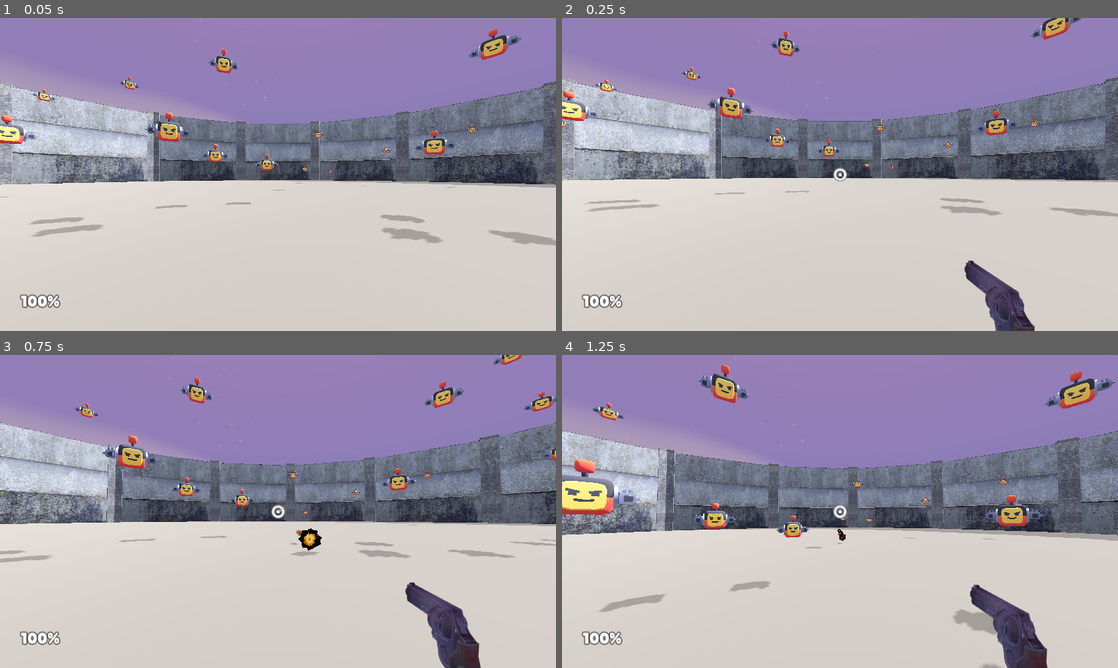
Above: before the commit, frames 1-4 (two rows, left to right).
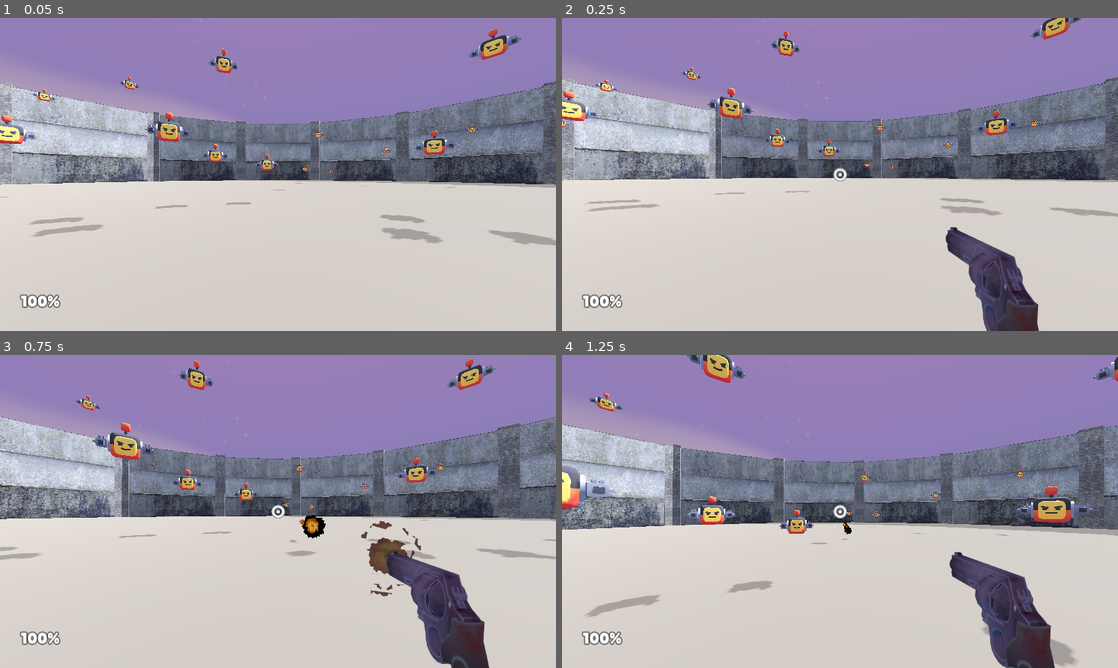
Above: after the commit, the same moments.

Repository: goob30/hackclub-haven
Game: Godot game, scene res://scenes/main.tscn
The game is run twice, just before and just after one commit, with the same random seed, the same clock (stepped at 60 frames per second) and the same inputs.
Inputs (mouse positions are in pixels of both pictures, inside the frame that each line leads up to):
- Up to frame 1 (0.05 s): no input
- Up to frame 2 (0.25 s): no input
- Up to frame 3 (0.75 s): move the mouse to (305, 511) at 0.52 s; hold W (move_forward) from 0.53 s (still down); click (305, 511) at 0.6 s
- Up to frame 4 (1.25 s): keep holding W (move_forward); tap Space (jump) at 0.77 s

Frame 1 is identical in both runs. In frame 2, 2.1% of the frame differs, in the area x 69-86%, y 66-100%; in frame 3, 20%; in frame 4, 21%, in the area x 0-100%, y 0-100%.

Commit message:
Pixel muzzle flash, bigger revolver, remove recoil

Diff:
--- a/objects/player.gd
+++ b/objects/player.gd
@@ -53,6 +53,7 @@
 @onready var camera = $Head/Camera
 @onready var raycast = $Head/Camera/RayCast
 @onready var muzzle = $Head/Camera/SubViewportContainer/SubViewport/CameraItem/Muzzle
+var muzzle_flash := PixelFlash.new()
 @onready var container = $Head/Camera/SubViewportContainer/SubViewport/CameraItem/Container
 @onready var sound_footsteps = $SoundFootsteps
 @onready var blaster_cooldown = $Cooldown
@@ -63,6 +64,10 @@
 
 func _ready():
 	add_to_group("player")
+	muzzle.visible = false
+	muzzle.get_parent().add_child(muzzle_flash)
+	muzzle_flash.position = Vector3(0, 0, 10)
+	muzzle_flash.set_emitting(true)
 	Input.mouse_mode = Input.MOUSE_MODE_CAPTURED
 
 	weapon = weapons[weapon_index] # Weapon must never be nil
@@ -209,11 +214,10 @@
 
 		# Set muzzle flash position, play animation
 
-		muzzle.play("default")
-
-		muzzle.rotation_degrees.z = randf_range(-45, 45)
-		muzzle.scale = Vector3.ONE * randf_range(0.40, 0.75)
+
 		muzzle.position = container.position - weapon.muzzle_position
+		muzzle_flash.position = muzzle.position
+		muzzle_flash.restart()
 
 		blaster_cooldown.start(weapon.cooldown)
 
@@ -238,14 +242,6 @@
 		new_bullet.launch(spawn_pos, aim_point - spawn_pos)
 		bullet = new_bullet
 
-		var knockback = random_vec2(weapon.min_knockback, weapon.max_knockback)
-		# print('knockback', knockback)
-		container.position.z += 0.25 # Knockback of weapon visual
-		camera.rotation.x += knockback.x # Knockback of camera
-		rotation.y += knockback.y
-		rotation_target.x += knockback.x
-		rotation_target.y += knockback.y
-		movement_velocity += Vector3(0, 0, weapon.knockback) # Knockback
 
 # Toggle between available weapons (listed in 'weapons')
 
--- /dev/null
+++ b/scripts/pixel_flash.gd
@@ -0,0 +1,113 @@
+class_name PixelFlash
+extends Node3D
+
+var _flash: GPUParticles3D
+var _residual: GPUParticles3D
+
+func _init() -> void:
+	_flash = _make_flash()
+	_residual = _make_residual()
+	add_child(_flash)
+	add_child(_residual)
+
+const RESIDUAL_DELAY := 0.06
+
+var _shot := 0
+
+func restart() -> void:
+	_shot += 1
+	var shot := _shot
+	_flash.restart()
+	await get_tree().create_timer(RESIDUAL_DELAY).timeout
+	if shot == _shot:
+		_residual.restart()
+
+func set_emitting(on: bool) -> void:
+	_flash.emitting = on
+	_residual.emitting = on
+
+func _material(additive: bool) -> StandardMaterial3D:
+	var mat := StandardMaterial3D.new()
+	mat.shading_mode = BaseMaterial3D.SHADING_MODE_UNSHADED
+	if additive:
+		mat.blend_mode = BaseMaterial3D.BLEND_MODE_ADD
+	else:
+		mat.transparency = BaseMaterial3D.TRANSPARENCY_ALPHA_HASH
+	mat.texture_filter = BaseMaterial3D.TEXTURE_FILTER_NEAREST
+	mat.billboard_mode = BaseMaterial3D.BILLBOARD_PARTICLES
+	mat.vertex_color_use_as_albedo = true
+	mat.albedo_texture = load("res://player/trail.png")
+	mat.disable_receive_shadows = true
+	return mat
+
+func _base(mat: Material, size: float, amount: int, lifetime: float) -> GPUParticles3D:
+	var quad := QuadMesh.new()
+	quad.size = Vector2(size, size)
+	quad.material = mat
+	var p := GPUParticles3D.new()
+	p.amount = amount
+	p.lifetime = lifetime
+	p.one_shot = true
+	p.explosiveness = 1.0
+	p.interpolate = false
+	p.draw_pass_1 = quad
+	p.layers = 2
+	p.emitting = false
+	p.visibility_aabb = AABB(Vector3(-5, -5, -5), Vector3(10, 10, 10))
+	return p
+
+func _make_flash() -> GPUParticles3D:
+	var colors := Gradient.new()
+	colors.colors = PackedColorArray([Color(3, 3, 2.4, 1), Color(3, 2.4, 1.2, 1)])
+	var ramp := GradientTexture1D.new()
+	ramp.gradient = colors
+
+	var pm := ParticleProcessMaterial.new()
+	pm.emission_shape = ParticleProcessMaterial.EMISSION_SHAPE_SPHERE
+	pm.emission_sphere_radius = 0.1
+	pm.gravity = Vector3.ZERO
+	pm.angle_min = 0.0
+	pm.angle_max = 360.0
+	pm.scale_min = 0.9
+	pm.scale_max = 1.3
+	pm.color_ramp = ramp
+
+	var p := _base(_material(true), 0.6, 5, 0.06)
+	p.process_material = pm
+	return p
+
+func _make_residual() -> GPUParticles3D:
+	var colors := Gradient.new()
+	colors.offsets = PackedFloat32Array([0.0, 0.4, 1.0])
+	colors.colors = PackedColorArray([
+		Color(0.5, 0.4, 0.35, 1),
+		Color(0.28, 0.22, 0.2, 0.7),
+		Color(0.06, 0.04, 0.04, 0.0)])
+	var ramp := GradientTexture1D.new()
+	ramp.gradient = colors
+
+	var shrink := Curve.new()
+	shrink.add_point(Vector2(0.0, 1.0))
+	shrink.add_point(Vector2(1.0, 0.5))
+	var shrink_tex := CurveTexture.new()
+	shrink_tex.curve = shrink
+
+	var pm := ParticleProcessMaterial.new()
+	pm.emission_shape = ParticleProcessMaterial.EMISSION_SHAPE_SPHERE
+	pm.emission_sphere_radius = 0.2
+	pm.direction = Vector3(0, 0, -1)
+	pm.spread = 50.0
+	pm.initial_velocity_min = 0.5
+	pm.initial_velocity_max = 2.5
+	pm.gravity = Vector3.ZERO
+	pm.angle_min = 0.0
+	pm.angle_max = 360.0
+	pm.scale_min = 0.5
+	pm.scale_max = 1.0
+	pm.scale_curve = shrink_tex
+	pm.color_ramp = ramp
+
+	var p := _base(_material(false), 0.5, 12, 0.2)
+	p.fixed_fps = 15
+	p.process_material = pm
+	return p
--- a/scripts/revolver_model.gd
+++ b/scripts/revolver_model.gd
@@ -4,7 +4,7 @@
 
 func _ready() -> void:
 	var gltf := get_node("Model")
-	gltf.scale = Vector3.ONE * 4.0
+	gltf.scale = Vector3.ONE * 6.0
 	for n in gltf.get_children():
 		if n.name != "RevolverRig":
 			n.queue_free()
--- a/weapons/revolver.tres
+++ b/weapons/revolver.tres
@@ -8,7 +8,7 @@
 script = ExtResource("1_w")
 model = ExtResource("2_m")
 rotation = Vector3(0, 90, 0)
-muzzle_position = Vector3(0, -0.4, 1.3)
+muzzle_position = Vector3(0, -0.6, 1.95)
 cooldown = 0.25
 knockback = 40
 min_knockback = Vector2(0.025, 0.025)
Not shown: 1 places in scenes/main.tscn that only renumber resources
Not shown, added: scripts/pixel_flash.gd.uid
